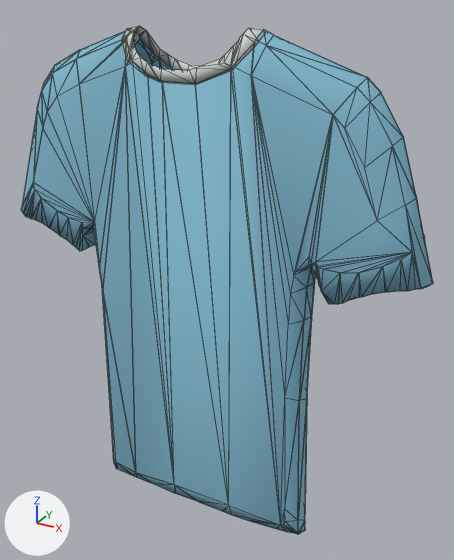
An edit to the COLLADA model assets/dae/tinynormals.dae, drawn before and after from the same camera.
One viewpoint serves both versions: a camera (50 mm lens) standing at (1.59, -2.57, 3.2) and looking at (0.11, 0.11, 1.86). The lights are fixed; the arrows at lower left show +X, +Y and +Z. Mesh edges are drawn as thin lines. Where no turn or scale is listed for an object, it has been applied to the vertices.

Names of what the first picture shows: 'Group_1_001', 'Group_2_001'.
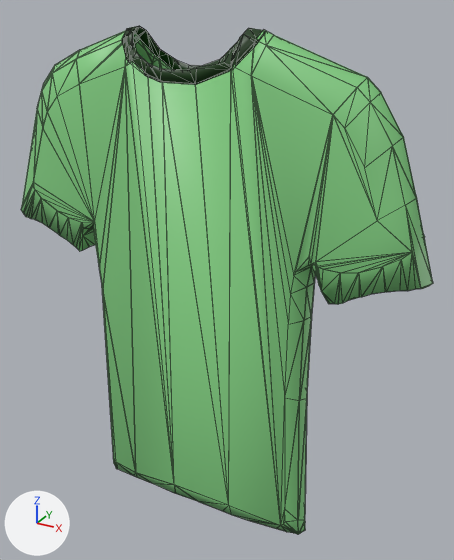
Commit message: changed base model

The change, as a diff of the scene's bpy script:
```diff
--- a/assets/dae/tinynormals.dae.py
+++ b/assets/dae/tinynormals.dae.py
@@ mat_material_001 @@
 mat_material_001 = principled_material('Material_001')
-mat_material_001.base_color = (0.229, 0.5, 0.64)  # cyan #84bcd1
+mat_material_001.base_color = (0.234, 0.639, 0.231)  # green #85d184
 mat_material_001.roughness = 0.9
@@ mat_material_002 @@
 mat_material_002 = principled_material('Material_002')
-mat_material_002.base_color = (0.606, 0.64, 0.608)  # light grey #ccd1cd
+mat_material_002.base_color = (0.00309, 0.0376, 0.0)  # dark green #0a3700
 mat_material_002.roughness = 0.44
```

Location of each change, (x1, y1, x2, y2) in pixels of the pictures (454 x 560 px):
'Group_1_001', recoloured (cyan to green)
    both: (21, 30, 433, 534)
'Group_2_001', recoloured
    both: (122, 26, 266, 85)
